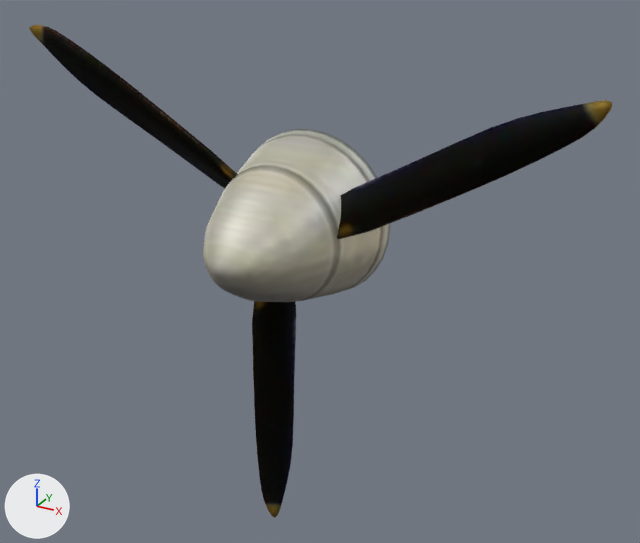
The OBJ model assets/models/spitfire/rotor.obj as it was, and as the next commit left it.
Rendered twice from a 50 mm camera at (1.083, -1.731, 0.801) aimed at (0.091, 0.073, -0.101). The axes (+X, +Y, +Z) are drawn at lower left. The lights are the same throughout. Where no turn or scale is listed for an object, it has been applied to the vertices.

Names of what the first picture shows: 'SF_RotorCone_Cylinder', 'SF_Rotor_Plane.016'.
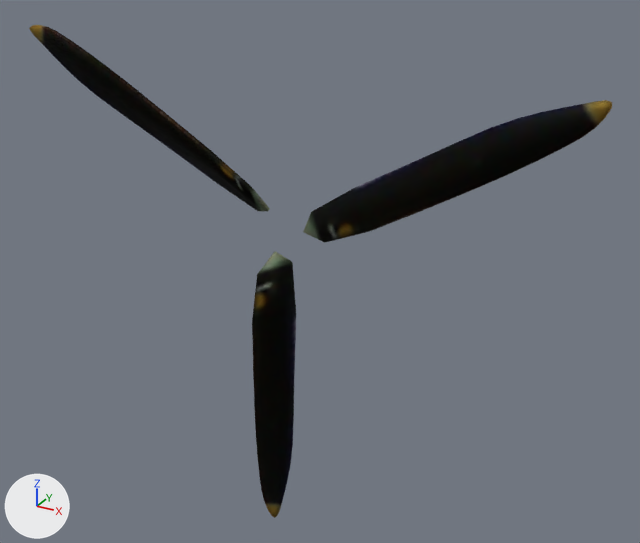
What differs and where, as boxes (x1, y1, x2, y2) in the pictures (640 x 543 px):
'SF_RotorCone_Cylinder', deleted: before (203, 129, 390, 302)

The edits, one by one:
Object 'SF_RotorCone_Cylinder' (ob_sf_rotorcone_cylinder) is deleted.
